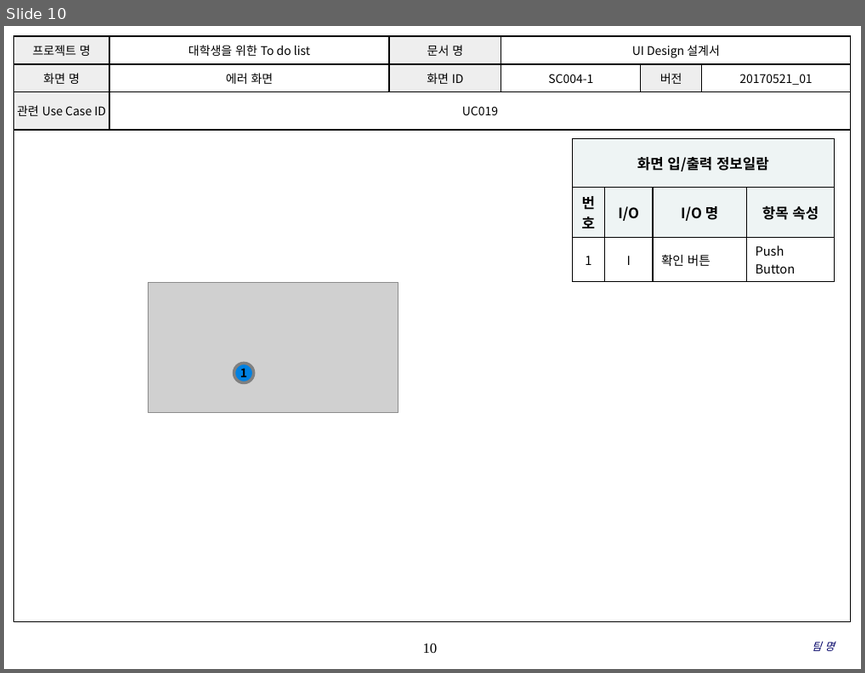
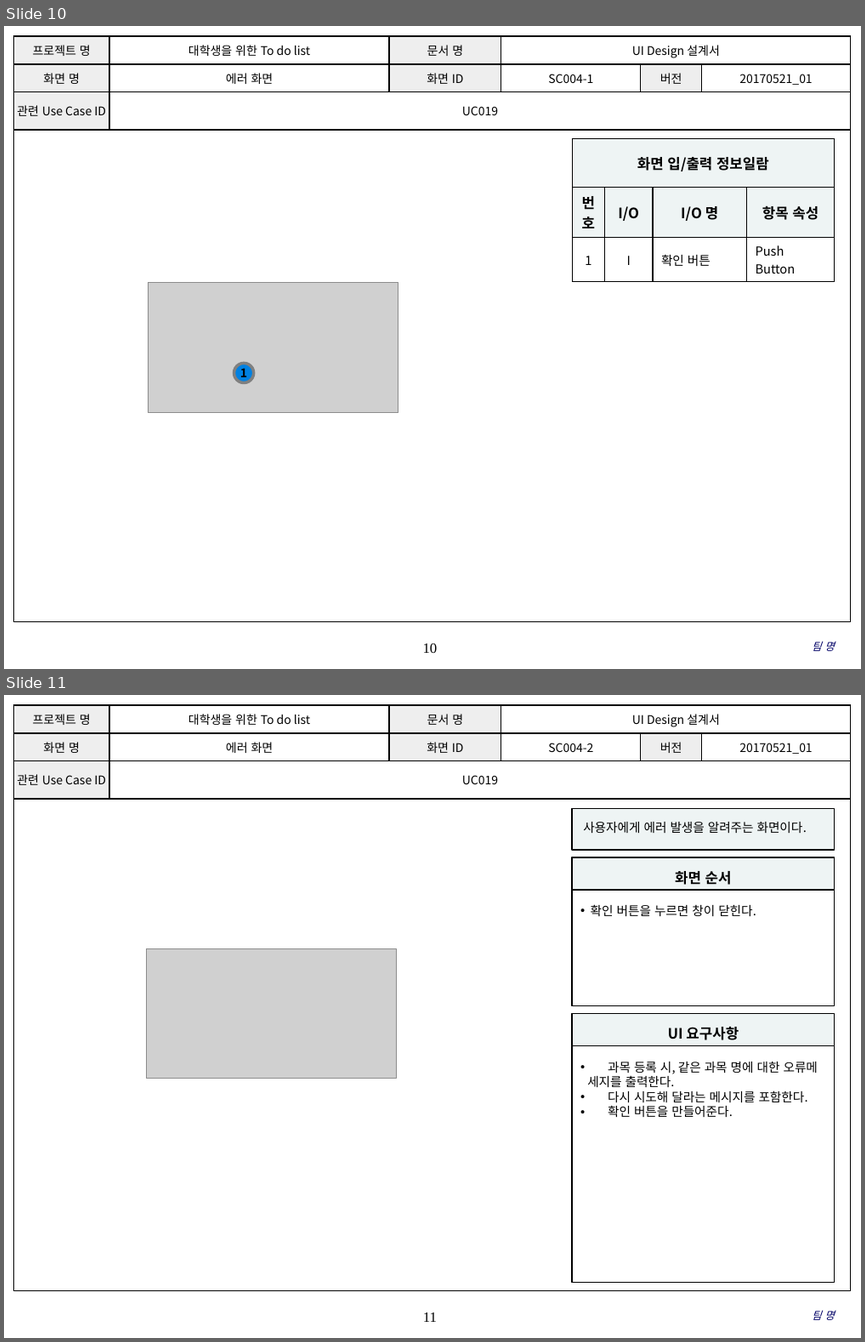
Before and after one commit to SE-admin/SE2017_4_tuna, a slide deck: doc/3_ 설계서/UI Design 설계서.pptx. Shown one above the other, each under a label of ours: slide 10 before the commit, slides 10 and 11 after it. The pictures are 865x673 and 865x1342 pixels, drawn with LibreOffice and Linux fonts; fonts in the diff are those of the drawing; grey boxes stand for pictures; background and template pictures are left out. Boxes give left, top, right and bottom in pixels: in the first picture for what was removed or moved away, otherwise in the second. Text is boxed around its words. In the diff, an @@ line names an element or a change of style, - is before the commit and + after.

Commit message:
doc/3_ 설계서/UI Design 설계서.pptx UI Design 설계서_4_tuna_김태현_20170525_01 오류메시지 추가 및 검토

```diff
--- a/doc/3_ 설계서/UI Design 설계서.pptx
+++ b/doc/3_ 설계서/UI Design 설계서.pptx
@@ slide 11 added at (x1=4, y1=695, x2=861, y2=1338), background #FFFFFF; not listed: 2 template elements that a slide beside it also shows @@
@@ table added at (x1=13, y1=705, x2=851, y2=794), 3 rows, 6 columns @@
+프로젝트 명 | 대학생을 위한 To do list | 문서 명 | UI Design 설계서 |  | 
+화면 명 | 에러 화면 | 화면 ID | SC004-2 | 버전 | 20170521_01
+관련 Use Case ID | UC019 |  |  |  | 
@@ rectangle added at (x1=572, y1=808, x2=834, y2=849), fill #EEF4F4, outline #000000 1 pt, 10.5 pt, text #000000 @@
+사용자에게 에러 발생을 알려주는 화면이다.
@@ rectangle added at (x1=572, y1=857, x2=834, y2=890), fill #EEF4F4, outline #000000 1 pt, 12 pt, text #000000, bold @@
+화면 순서
@@ rectangle added at (x1=572, y1=890, x2=834, y2=1005), fill #FFFFFF, outline #000000 1 pt, 10.5 pt, text #000000 @@
+• 확인 버튼을 누르면 창이 닫힌다.
@@ picture added at (x1=146, y1=948, x2=397, y2=1078) @@
@@ rectangle added at (x1=572, y1=1013, x2=834, y2=1045), fill #EEF4F4, outline #000000 1 pt, 12 pt, text #000000, bold @@
+UI 요구사항
@@ rectangle added at (x1=572, y1=1045, x2=834, y2=1281), fill #FFFFFF, outline #000000 1 pt, 10.5 pt, text #000000 @@
+• 과목 등록 시, 같은 과목 명에 대한 오류메
+세지를 출력한다.
+• 다시 시도해 달라는 메시지를 포함한다.
+• 확인 버튼을 만들어준다.
@@ text added at (x1=812, y1=1310, x2=834, y2=1320), 9 pt, text #000066, italic @@
+팀 명
```
Also in this commit, not shown: 7 slides changed, 1 other slide added.
